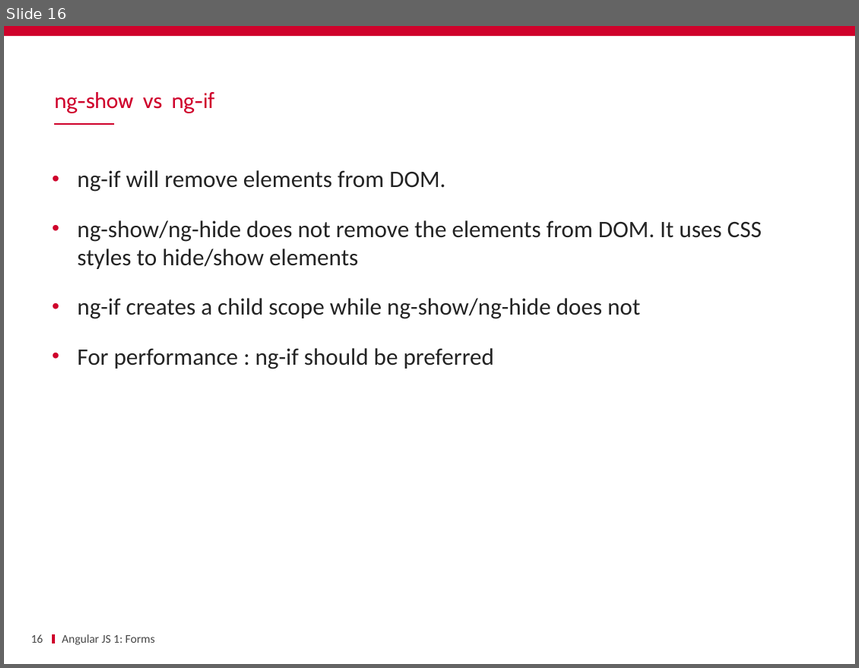
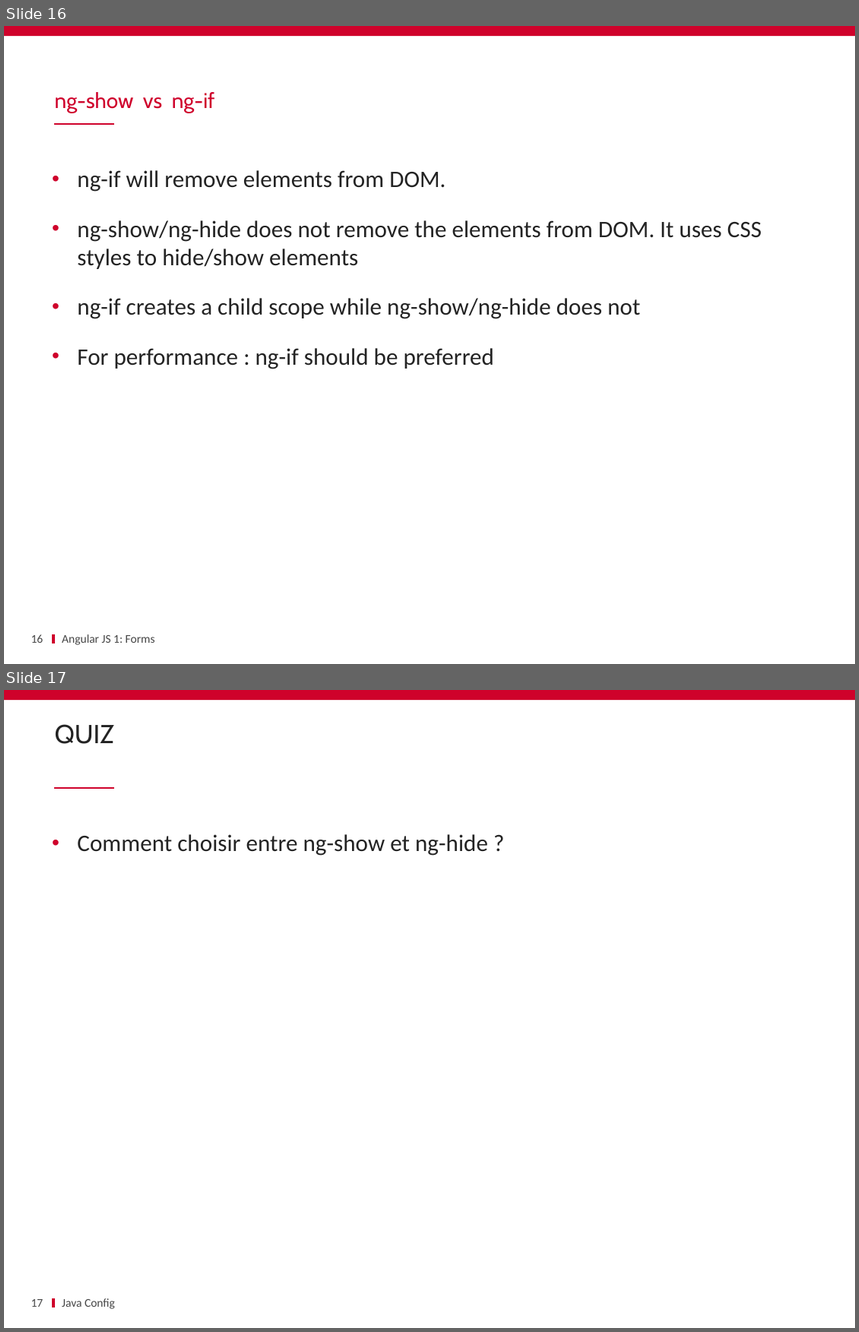
Before and after one commit to schassande/formation-angularjs1, a slide deck: Jour1/06 Forms/FORMS.pptx. Shown one above the other, each under a label of ours: slide 16 before the commit, slides 16 and 17 after it. The pictures are 859x668 and 859x1332 pixels, drawn with LibreOffice and Linux fonts; fonts in the diff are those of the drawing; background and template pictures are left out. Boxes give left, top, right and bottom in pixels: in the first picture for what was removed or moved away, otherwise in the second. Text is boxed around its words. In the diff, an @@ line names an element or a change of style, - is before the commit and + after.

```diff
--- a/Jour1/06 Forms/FORMS.pptx
+++ b/Jour1/06 Forms/FORMS.pptx
@@ slide 17 added at (4, 690, 855, 1328), background #FFFFFF; not listed: 3 template elements that a slide beside it also shows @@
@@ title added at (55, 724, 114, 744), 22 pt, text #232323 @@
+QUIZ
@@ text added at (77, 834, 488, 856), 20 pt, text #232323 @@
+• Comment choisir entre ng-show et ng-hide ?
@@ page number added at (31, 1300, 44, 1307), 10 pt, text #464646 @@
+17
@@ text added at (62, 1299, 115, 1309), 10 pt, text #464646 @@
+Java Config
```
Also in this commit, not shown: 4 other files.
